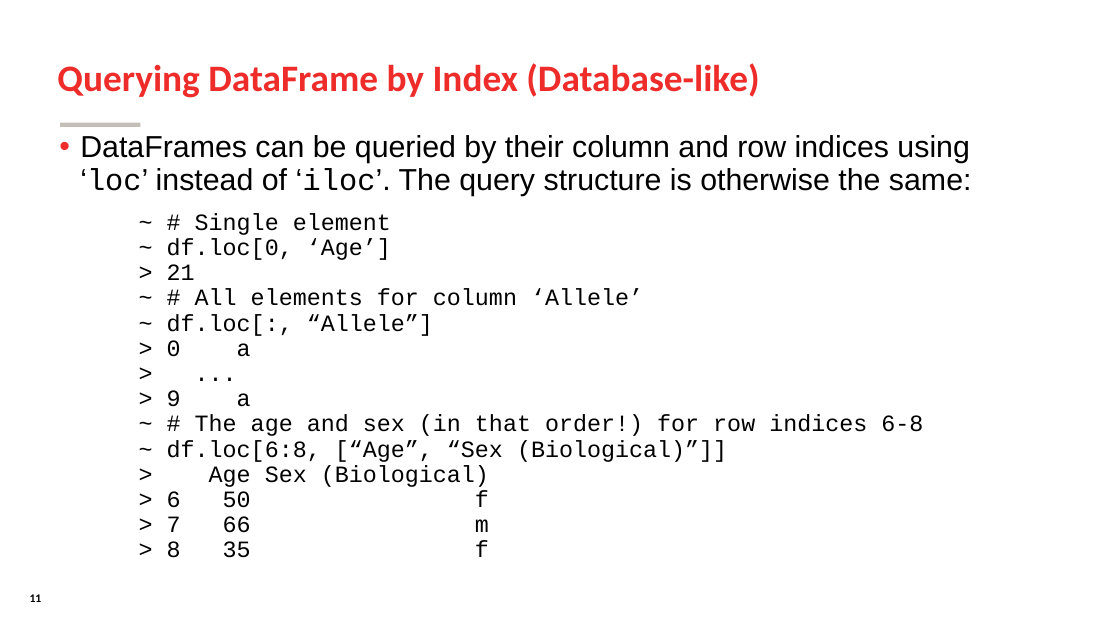
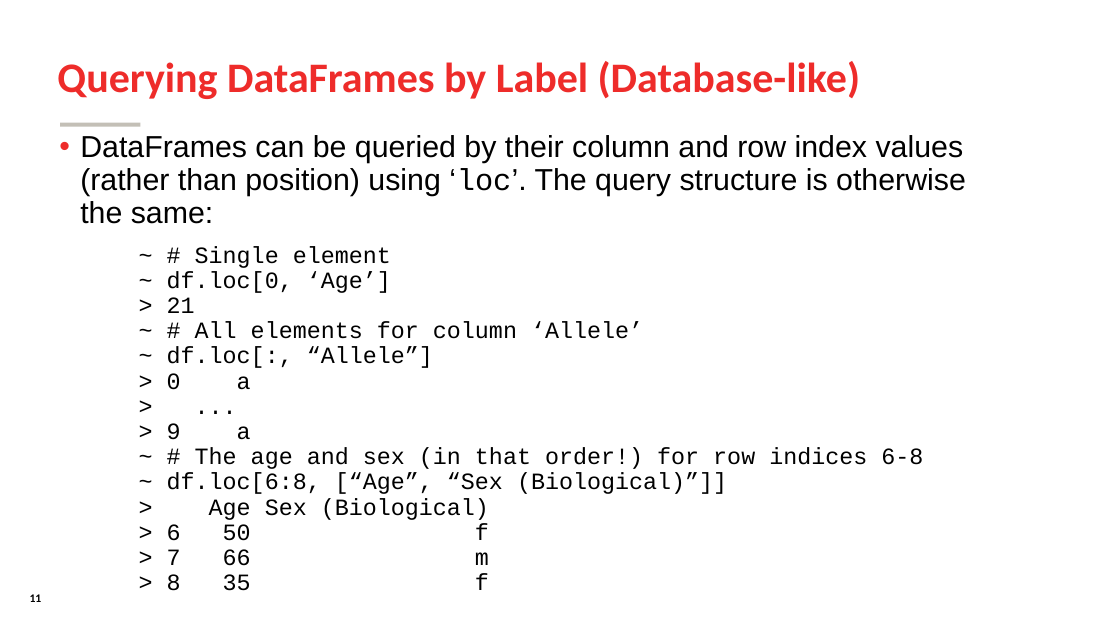
Before and after one commit to SomeoneInParticular/MDPR613_CourseMaterial, a slide deck: slide 11 of PythonCrashCourse/Unit2_DataManagement/Unit2_DataManagement.odp. Drawn at 1120x630 pixels with LibreOffice and Linux fonts; fonts in the diff are those of the drawing; background and template pictures are left out. Boxes give left, top, right and bottom in pixels: in the first picture for what was removed or moved away, otherwise in the second. Text is boxed around its words. In the diff, an @@ line names an element or a change of style, - is before the commit and + after.

```diff
--- a/PythonCrashCourse/Unit2_DataManagement/Unit2_DataManagement.odp
+++ b/PythonCrashCourse/Unit2_DataManagement/Unit2_DataManagement.odp
@@ title at [57, 61, 860, 99]: text changed; size 32 to 36 pt @@
-Querying DataFrame by Index (Database-like)
+Querying DataFrames by Label (Database-like)
@@ text at [80, 135, 966, 224]: text changed @@
-• DataFrames can be queried by their column and row indices using ‘loc’ instead of ‘iloc’. The query structure is otherwise the same:
+• DataFrames can be queried by their column and row index values (rather than position) using ‘loc’. The query structure is otherwise the same:
```
Also in this commit, not shown: 19 other slides changed, 31 other files.
